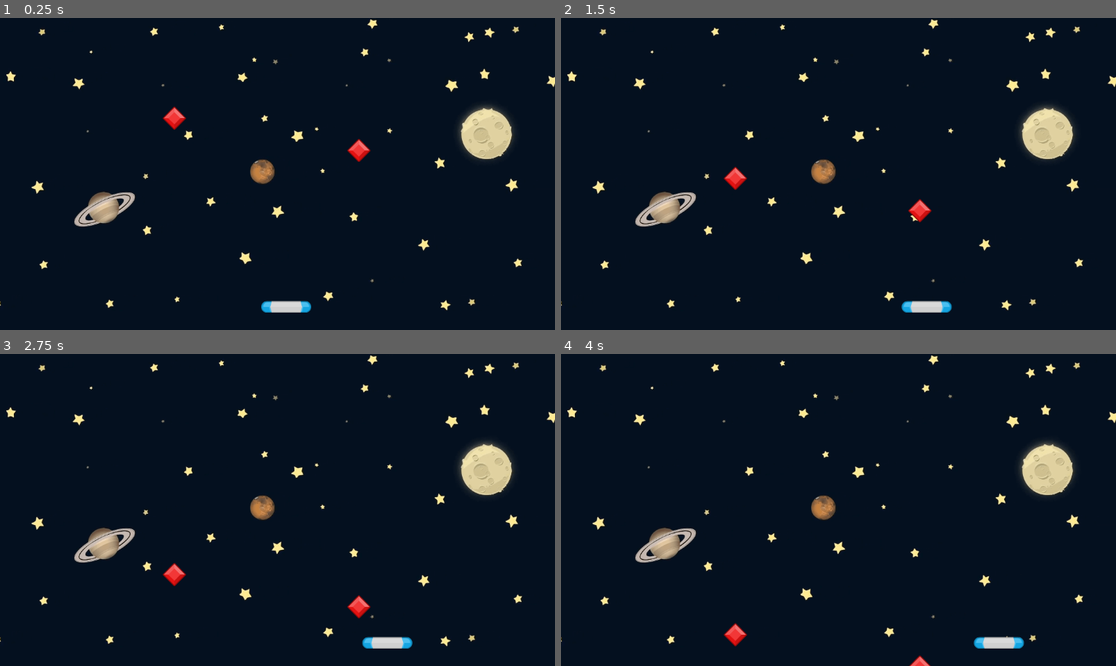
Above: before the commit, frames 1-4 (two rows, left to right).
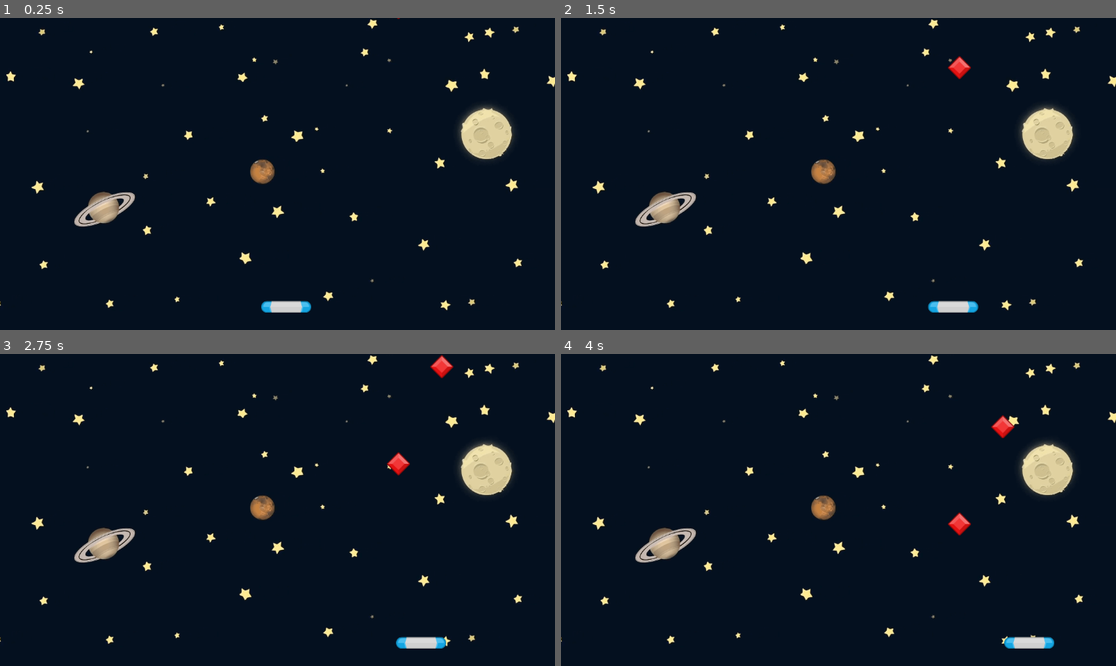
Above: after the commit, the same moments.

Repository: TopiaAmr/gemCatcher
Game: Godot game, scene res://game/game.tscn
Same seed, same stepped clock (60 frames per second), same inputs: the game is played once before the commit and once after it.
Inputs:
- Up to frame 1 (0.25 s): no input
- Up to frame 2 (1.5 s): hold Right (move_right) 0.53-1.28 s; hold Left (move_left) from 1.28 s (still down)
- Up to frame 3 (2.75 s): release Left (move_left) at 2.03 s; hold Right (move_right) from 2.03 s (still down)
- Up to frame 4 (4 s): release Right (move_right) at 3.53 s; hold Left (move_left) from 3.53 s (still down)

The runs differ from the first frame. In frame 1, 0.4% of the frame differs, in the area x 29-73%, y 0-47%; in frame 2, 1.0%; in frame 3, 1.3%, in the area x 29-82%, y 0-95%; in frame 4, 1.1%.

Commit message:
Add gem catching gameplay with collision detection

Diff:
--- a/game/game.gd
+++ b/game/game.gd
@@ -1,5 +1,49 @@
 extends Node2D
 
+const EXPLODE = preload("res://assets/explode.wav")
+const GEM = preload("res://gems/gem.tscn")
+
+const MARGIN: float = 70
+
+@onready var spawn_timer: Timer = $SpawnTimer
+@onready var score_sound: AudioStreamPlayer2D = $ScoreSound
+@onready var audio_stream_player: AudioStreamPlayer = $AudioStreamPlayer
+
+func stop_all() -> void:
+	audio_stream_player.stop()
+	audio_stream_player.stream = EXPLODE
+	audio_stream_player.play()
+	spawn_timer.stop()
+	for child in get_children():
+		if child is Gem:
+			child.set_process(false)
+		if child is Paddle:
+			child.set_process(false)
+
+
+func _ready() -> void:
+	spawn_gem()
+
+func spawn_gem() -> void:
+	var new_gem: Gem = GEM.instantiate()
+	var x_pos: float = randf_range(
+		get_viewport_rect().position.x + MARGIN,
+		get_viewport_rect().end.x - MARGIN
+	)
+	new_gem.position = Vector2(x_pos, -MARGIN)
+	new_gem.gem_off_screen.connect(_on_gem_off_screen)
+	add_child(new_gem)
 
 func _on_paddle_area_entered(area: Area2D) -> void:
 	print("collision ", area)
+	if score_sound.playing == false:
+		score_sound.position = area.position
+		score_sound.play()
+
+
+func _on_gem_off_screen() -> void:
+	stop_all()
+
+
+func _on_timer_timeout() -> void:
+	spawn_gem()
--- a/game/game.tscn
+++ b/game/game.tscn
@@ -1,9 +1,10 @@
-[gd_scene load_steps=5 format=3 uid="uid://dpxml8httu22p"]
+[gd_scene load_steps=6 format=3 uid="uid://dpxml8httu22p"]
 
 [ext_resource type="Script" uid="uid://dososyn6klnig" path="res://game/game.gd" id="1_4fuuu"]
 [ext_resource type="Texture2D" uid="uid://cas5m4ewqqkwx" path="res://assets/GameBg.png" id="2_dxrkv"]
 [ext_resource type="PackedScene" uid="uid://bu4ko5wuxw8to" path="res://paddle/paddle.tscn" id="3_dakft"]
-[ext_resource type="PackedScene" uid="uid://dl8roqjkl163a" path="res://gems/gem.tscn" id="4_u5opy"]
+[ext_resource type="AudioStream" uid="uid://cdo7tixn45bb5" path="res://assets/bgm_action_5.mp3" id="4_4fuuu"]
+[ext_resource type="AudioStream" uid="uid://crrec3sdpce2s" path="res://assets/spell1_0.wav" id="5_dxrkv"]
 
 [node name="Game" type="Node2D"]
 script = ExtResource("1_4fuuu")
@@ -16,10 +17,17 @@
 [node name="Paddle" parent="." instance=ExtResource("3_dakft")]
 position = Vector2(594, 600)
 
-[node name="Gem" parent="." instance=ExtResource("4_u5opy")]
-position = Vector2(745, 227)
+[node name="SpawnTimer" type="Timer" parent="."]
+wait_time = 2.0
+autostart = true
 
-[node name="Gem2" parent="." instance=ExtResource("4_u5opy")]
-position = Vector2(362, 160)
+[node name="AudioStreamPlayer" type="AudioStreamPlayer" parent="."]
+stream = ExtResource("4_4fuuu")
+volume_db = -15.167
+autoplay = true
+
+[node name="ScoreSound" type="AudioStreamPlayer2D" parent="."]
+stream = ExtResource("5_dxrkv")
 
 [connection signal="area_entered" from="Paddle" to="." method="_on_paddle_area_entered"]
+[connection signal="timeout" from="SpawnTimer" to="." method="_on_timer_timeout"]
--- a/gems/gem.gd
+++ b/gems/gem.gd
@@ -1,6 +1,14 @@
 extends Area2D
 
+class_name Gem
+
+signal gem_off_screen
+
 const SPEED: float = 100.0
+
+func die() -> void:
+	set_process(false)
+	queue_free()
 
 # Called when the node enters the scene tree for the first time.
 func _ready() -> void:
@@ -13,10 +21,10 @@
 
 	if position.y > get_viewport_rect().end.y:
 		print("Gem falls off")
-		set_process(false)
-		queue_free()
-
+		gem_off_screen.emit()
+		die()
 
 
 func _on_area_entered(area: Area2D) -> void:
 	print("Gem hits ", area)
+	die()
--- a/paddle/paddle.gd
+++ b/paddle/paddle.gd
@@ -1,13 +1,9 @@
 extends Area2D
 
+class_name Paddle
 
-const PADDLE_SPEED: float = 300
+const PADDLE_SPEED: float = 400
 
-#func _input(event: InputEvent) -> void:
-	#pass
-
-#func _unhandled_input(event: InputEvent) -> void:
-	#pass
 
 # Called when the node enters the scene tree for the first time.
 func _ready() -> void:
@@ -26,3 +22,9 @@
 		get_viewport_rect().position.x,
 		get_viewport_rect().end.x,
 	)
+
+var score: int = 0
+
+func _on_area_entered(area: Area2D) -> void:
+	score += 1
+	print("New Score: ", score)
--- a/paddle/paddle.tscn
+++ b/paddle/paddle.tscn
@@ -17,3 +17,5 @@
 [node name="CollisionShape2D" type="CollisionShape2D" parent="."]
 rotation = 1.5708
 shape = SubResource("CapsuleShape2D_wmxf4")
+
+[connection signal="area_entered" from="." to="." method="_on_area_entered"]
Not shown, changed: assets/bgm_action_5.mp3.import
